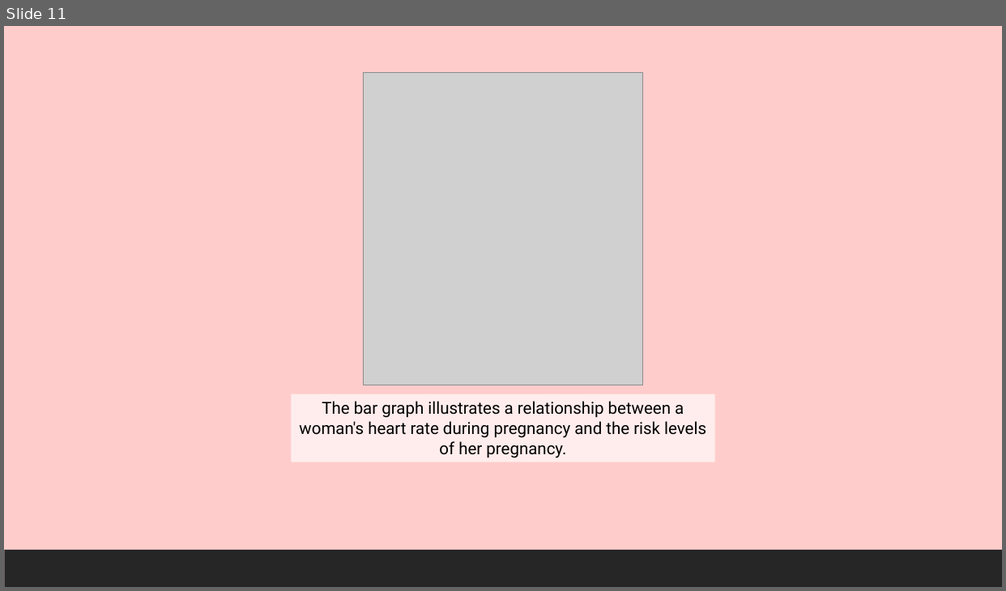
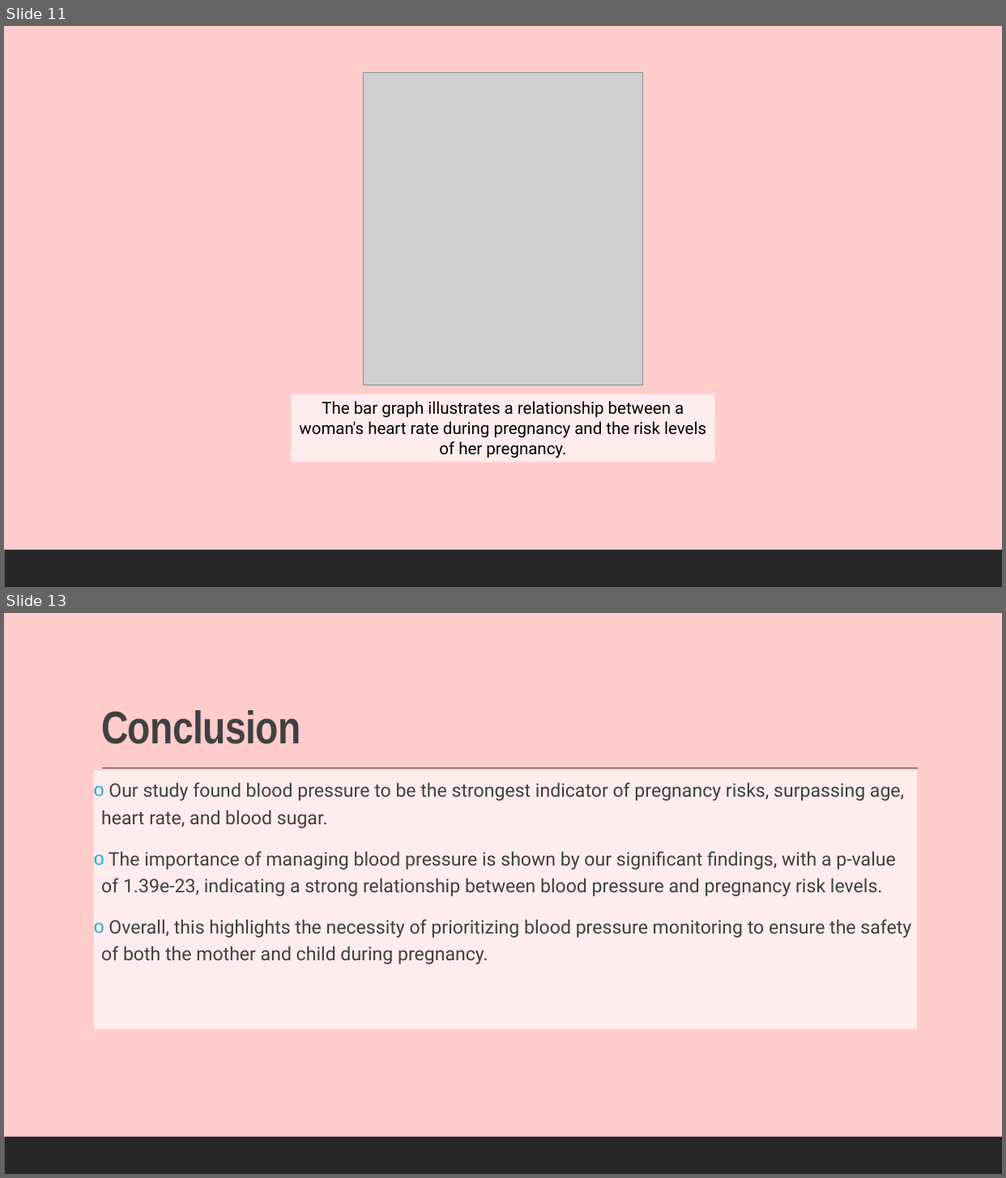
Before and after one commit to larissarmourap/Project1group3, a slide deck: Predictors of Pregnancy Risk Powerpoint.pptx. Shown one above the other, each under a label of ours: slide 11 before the commit, slides 11 and 13 after it; the slides between them are not shown. The pictures are 1006x591 and 1006x1178 pixels, drawn with LibreOffice and Linux fonts; fonts in the diff are those of the drawing; grey boxes stand for pictures. Boxes give left, top, right and bottom in pixels: in the first picture for what was removed or moved away, otherwise in the second. Text is boxed around its words. In the diff, an @@ line names an element or a change of style, - is before the commit and + after.

```diff
--- a/Predictors of Pregnancy Risk Powerpoint.pptx
+++ b/Predictors of Pregnancy Risk Powerpoint.pptx
@@ slide 13 added at (4, 613, 1002, 1174), background #FFCCCC; not listed: 1 template element that a slide beside it also shows @@
@@ title added at (101, 710, 300, 744), 44 pt, text #404040, bold @@
+Conclusion
@@ text added at (94, 771, 918, 1030), fill #FFFFFF at 66% opacity, 18 pt, text #404040 @@
+o Our study found blood pressure to be the strongest indicator of pregnancy risks, surpassing age, heart rate, and blood sugar.
+o The importance of managing blood pressure is shown by our significant findings, with a p-value of 1.39e-23, indicating a strong relationship between blood pressure and pregnancy risk levels.
+o Overall, this highlights the necessity of prioritizing blood pressure monitoring to ensure the safety of both the mother and child during pregnancy.
@@ line added from (102, 769) to (918, 769), #404040 1 pt @@
```
Also in this commit, not shown: 3 slides changed, 1 slide removed.
